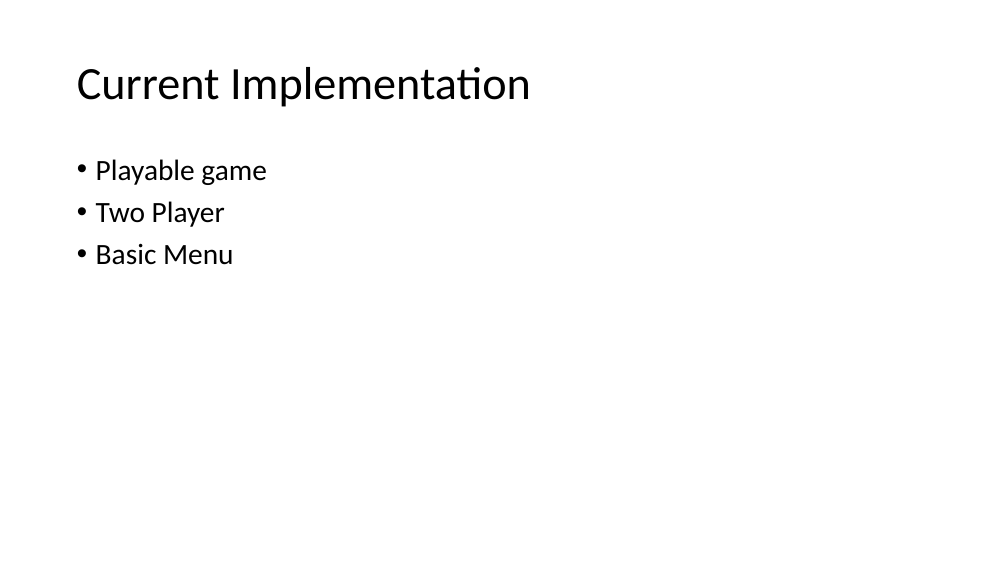
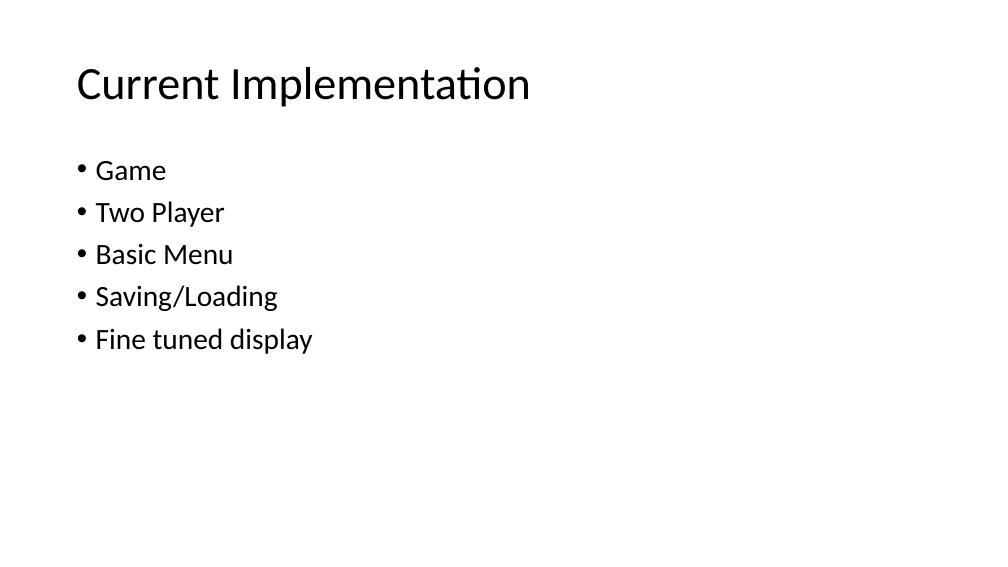
Before and after one commit to jwlarsen11/3060TicTacToe, a slide deck: slide 3 of Strategic tic tac toe demo slides.pptx (slide 4 before the commit). Drawn at 1008x567 pixels with LibreOffice and Linux fonts; fonts in the diff are those of the drawing; background and template pictures are left out. Boxes give left, top, right and bottom in pixels: in the first picture for what was removed or moved away, otherwise in the second. Text is boxed around its words. In the diff, an @@ line names an element or a change of style, - is before the commit and + after.

```diff
--- a/Strategic tic tac toe demo slides.pptx
+++ b/Strategic tic tac toe demo slides.pptx
@@ text at bbox=[96, 161, 167, 181]: text changed @@
-• Playable game
+• Game
@@ text at bbox=[96, 285, 313, 354]: paragraphs added @@
+• Saving/Loading
+• Fine tuned display
```
Also in this commit, not shown: 7 other slides changed, 1 slide added.
